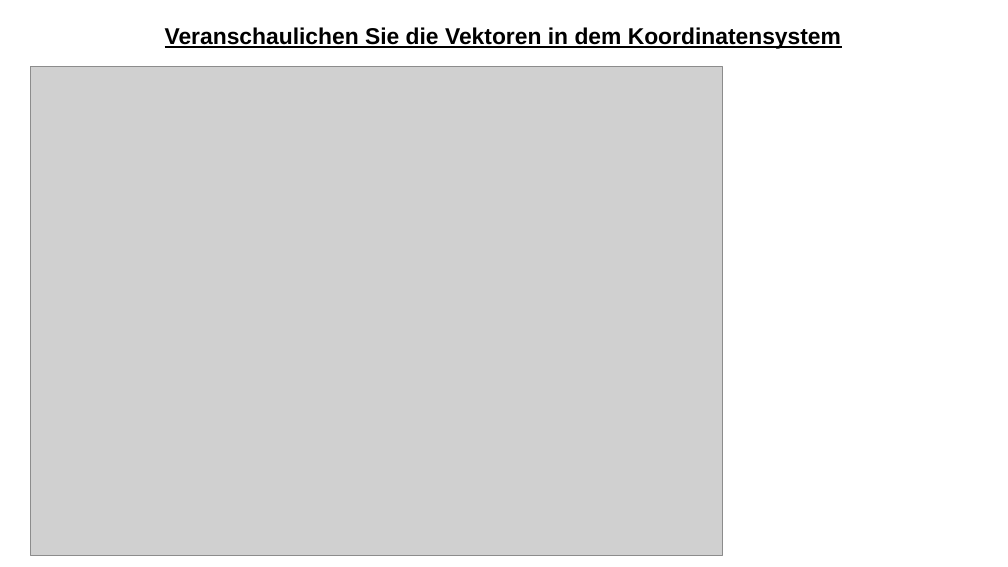
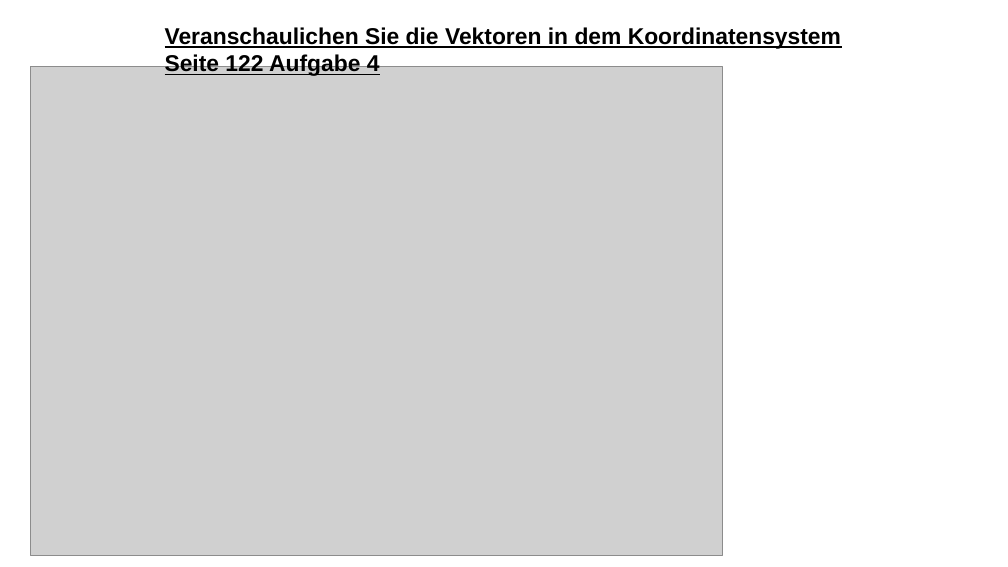
Before and after one commit to bearums/teaching, a slide deck: slide 1 of B5/Mathe/2024/EF/02_Vektoren/HA_Besprechung/S122_A4.odp. Drawn at 1008x567 pixels with LibreOffice and Linux fonts; fonts in the diff are those of the drawing; grey boxes stand for pictures. Boxes give left, top, right and bottom in pixels: in the first picture for what was removed or moved away, otherwise in the second. Text is boxed around its words. In the diff, an @@ line names an element or a change of style, - is before the commit and + after.

```diff
--- a/B5/Mathe/2024/EF/02_Vektoren/HA_Besprechung/S122_A4.odp
+++ b/B5/Mathe/2024/EF/02_Vektoren/HA_Besprechung/S122_A4.odp
@@ text at (x1=165, y1=53, x2=380, y2=76): paragraph added @@
+Seite 122 Aufgabe 4
```
Also in this commit, not shown: 6 slides added, 15 other files.
